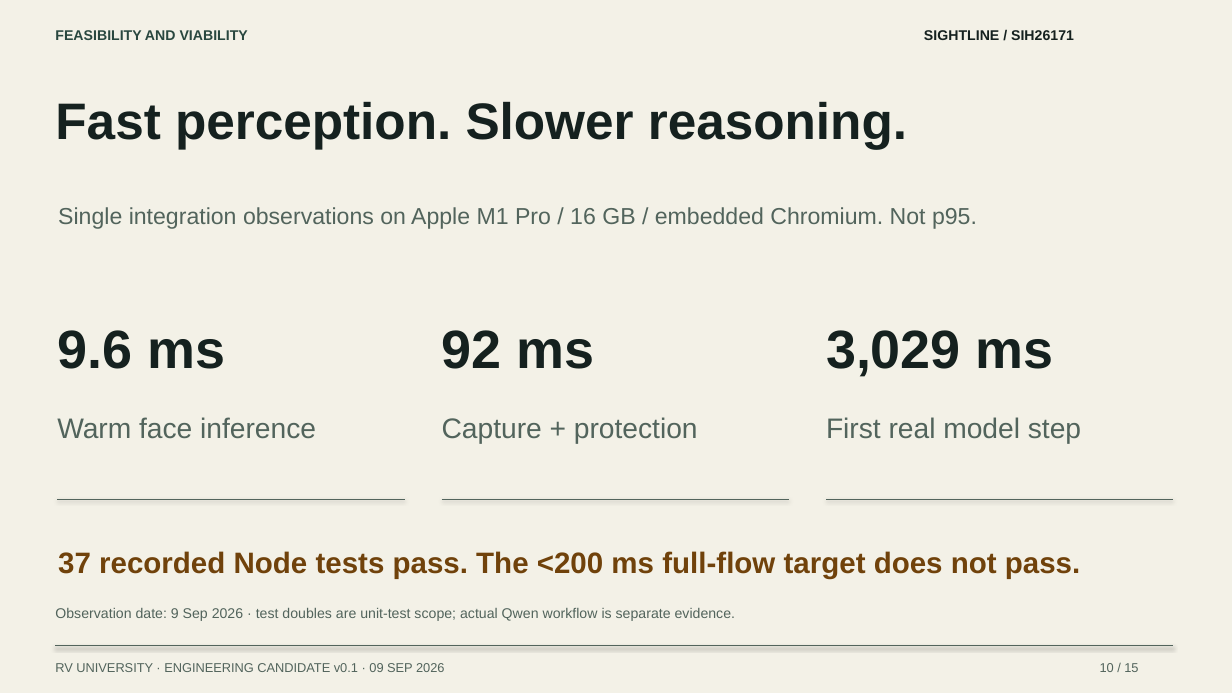
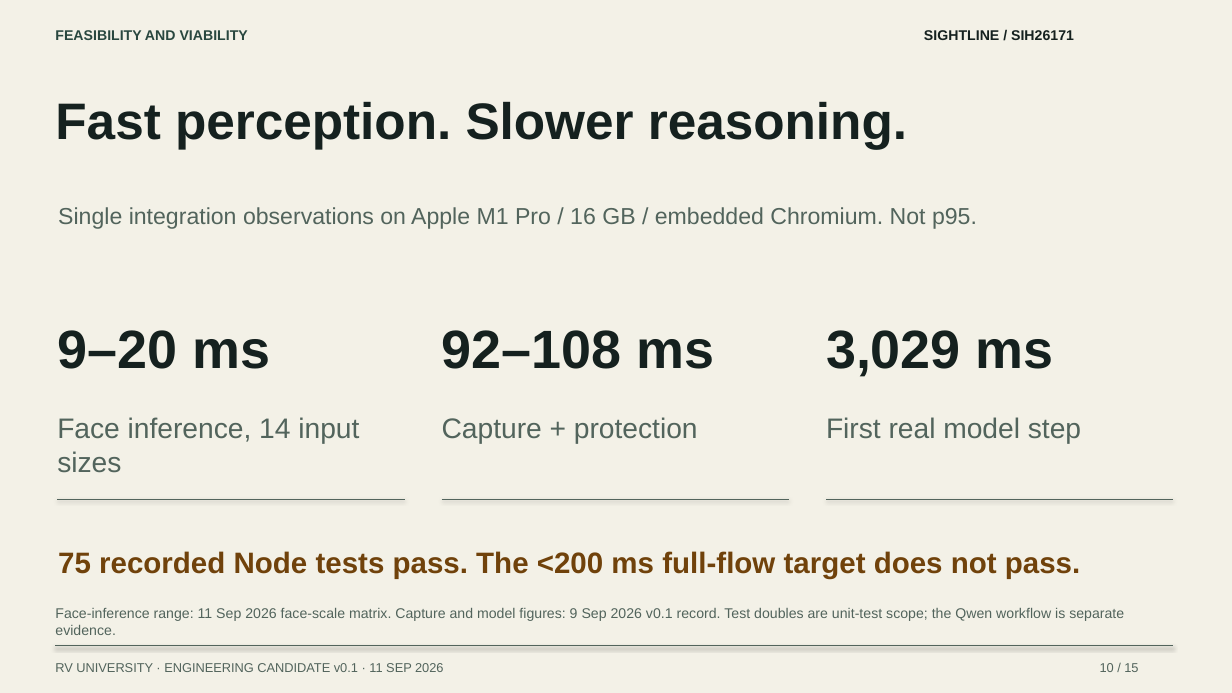
Before and after one commit to francisreubenr-rvu/sih-2026, a slide deck: slide 10 of Docs/pitch-deck.pptx. Drawn at 1232x693 pixels with LibreOffice and Linux fonts; fonts in the diff are those of the drawing. Boxes give left, top, right and bottom in pixels: in the first picture for what was removed or moved away, otherwise in the second. Text is boxed around its words. In the diff, an @@ line names an element or a change of style, - is before the commit and + after.

```diff
--- a/Docs/pitch-deck.pptx
+++ b/Docs/pitch-deck.pptx
@@ text at bbox=[57, 330, 270, 369]: text changed @@
-9.6 ms
+9–20 ms
@@ text at bbox=[442, 330, 714, 369]: text changed @@
-92 ms
+92–108 ms
@@ text at bbox=[57, 417, 359, 473]: text changed @@
-Warm face inference
+Face inference, 14 input sizes
@@ text at bbox=[58, 551, 1080, 579]: text changed @@
-37 recorded Node tests pass. The <200 ms full-flow target does not pass.
+75 recorded Node tests pass. The <200 ms full-flow target does not pass.
@@ text at bbox=[55, 608, 1124, 635]: text changed @@
-Observation date: 9 Sep 2026 · test doubles are unit-test scope; actual Qwen workflow is separate evidence.
+Face-inference range: 11 Sep 2026 face-scale matrix. Capture and model figures: 9 Sep 2026 v0.1 record. Test doubles are unit-test scope; the Qwen workflow is separate evidence.
@@ text at bbox=[55, 663, 443, 672]: text changed @@
-RV UNIVERSITY · ENGINEERING CANDIDATE v0.1 · 09 SEP 2026
+RV UNIVERSITY · ENGINEERING CANDIDATE v0.1 · 11 SEP 2026
```
Also in this commit, not shown: 14 other slides changed, 14 other files.
